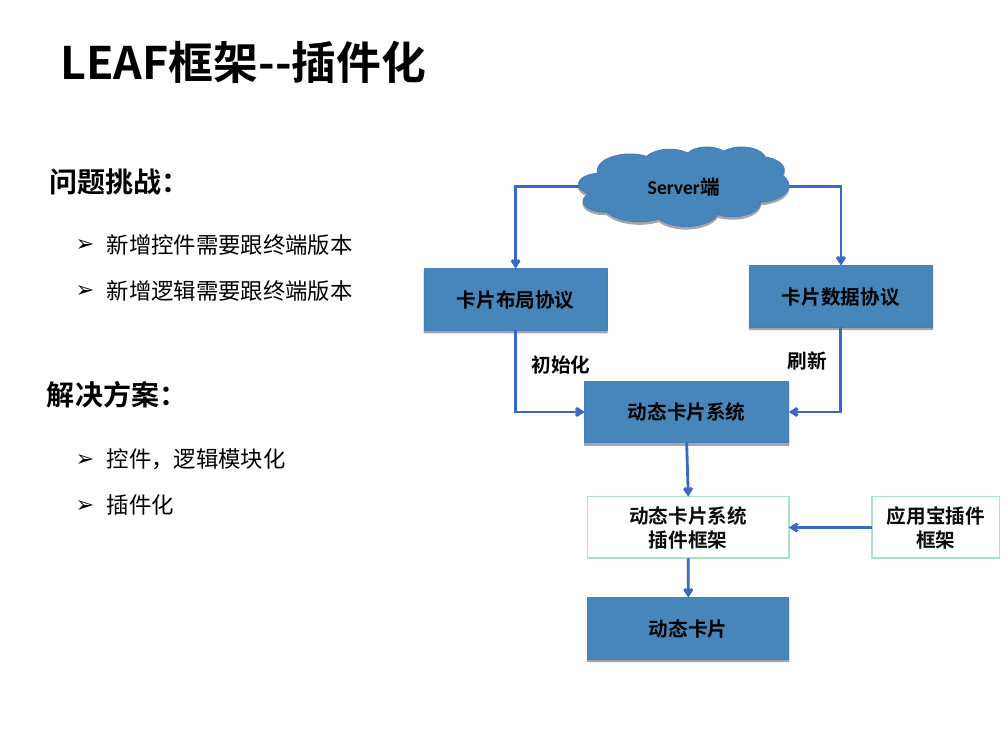
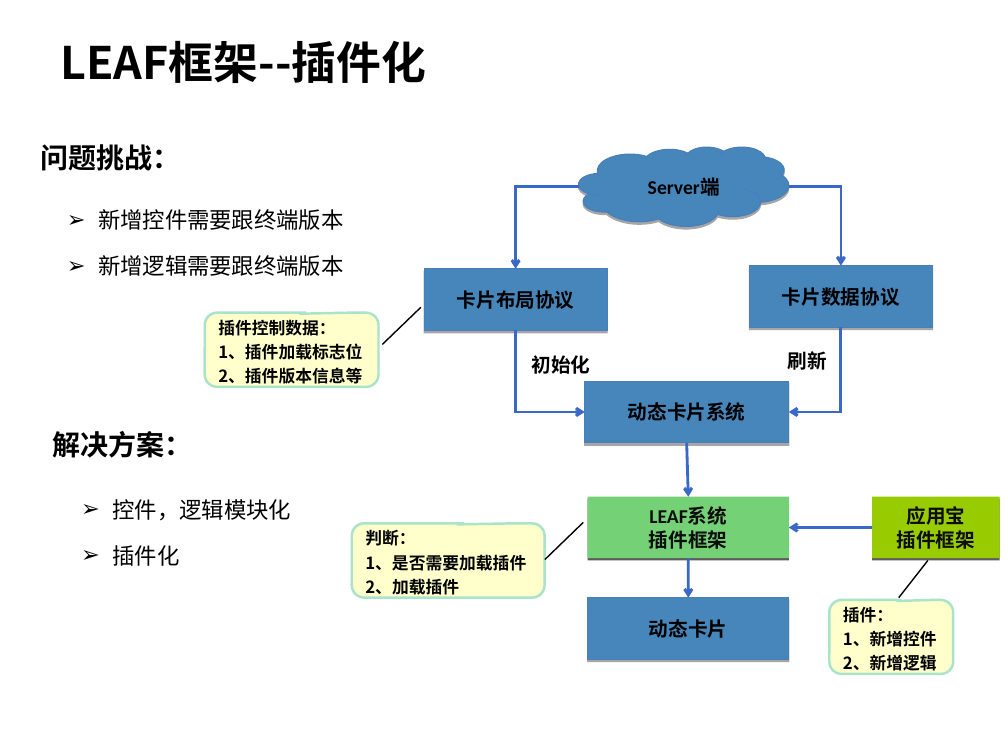
Before and after one commit to hamlingong/data, a slide deck: slide 13 of promote/龚海龙-v1.0.ppt. Drawn at 1008x756 pixels with LibreOffice and Linux fonts; fonts in the diff are those of the drawing; background and template pictures are left out. Boxes give left, top, right and bottom in pixels: in the first picture for what was removed or moved away, otherwise in the second. Text is boxed around its words. In the diff, an @@ line names an element or a change of style, - is before the commit and + after.

```diff
--- a/promote/龚海龙-v1.0.ppt
+++ b/promote/龚海龙-v1.0.ppt
@@ text "问题挑战：": place and size @@
-text "问题挑战：" at box(49, 168, 189, 195)
+text "问题挑战：" at box(41, 144, 181, 171)
@@ text "新增控件需要跟终端版本": place and size @@
-text "新增控件需要跟终端版本" at box(107, 234, 353, 301)
+text "新增控件需要跟终端版本" at box(98, 209, 344, 276)
@@ rounded speech box added at box(205, 312, 378, 387), fill #FFFFCC, outline #AAE2CA 1.76 pt, 12 pt, text #000000, bold @@
+插件控制数据：
+1、插件加载标志位
+2、插件版本信息等
@@ line added from (421, 307) to (382, 345), #000000 0.99 pt @@
@@ text "解决方案：": place and size @@
-text "解决方案：" at box(47, 381, 187, 408)
+text "解决方案：" at box(52, 431, 192, 458)
@@ text "控件，逻辑模块化": place and size @@
-text "控件，逻辑模块化" at box(107, 448, 286, 515)
+text "控件，逻辑模块化" at box(112, 499, 291, 566)
@@ rectangle "LEAF系统" at box(588, 497, 789, 558): fill #FFFFFF to #75D175; outline #AAE2CA 0.99 pt to none; shadow on @@
@@ text in rectangle at box(649, 509, 727, 531): text changed @@
-动态卡片系统
+LEAF系统
@@ rectangle "应用宝" at box(872, 497, 1000, 558): fill #FFFFFF to #99CC00; outline #AAE2CA 0.99 pt to none; shadow on @@
@@ text in rectangle at box(897, 506, 975, 549): text changed @@
-应用宝插件框架
+应用宝
+插件框架
@@ rounded speech box added at box(352, 523, 544, 598), fill #FFFFCC, outline #AAE2CA 1.76 pt, 12 pt, text #000000, bold @@
+判断：
+1、是否需要加载插件
+2、加载插件
@@ line added from (584, 522) to (545, 559), #000000 0.99 pt @@
@@ line added from (927, 560) to (899, 598), #000000 0.99 pt @@
@@ rounded speech box added at box(830, 600, 954, 673), fill #FFFFCC, outline #AAE2CA 1.76 pt, 12 pt, text #000000, bold @@
+插件：
+1、新增控件
+2、新增逻辑
```
Also in this commit, not shown: 12 other slides changed, 1 slide added, 1 slide removed, 2 other files.
